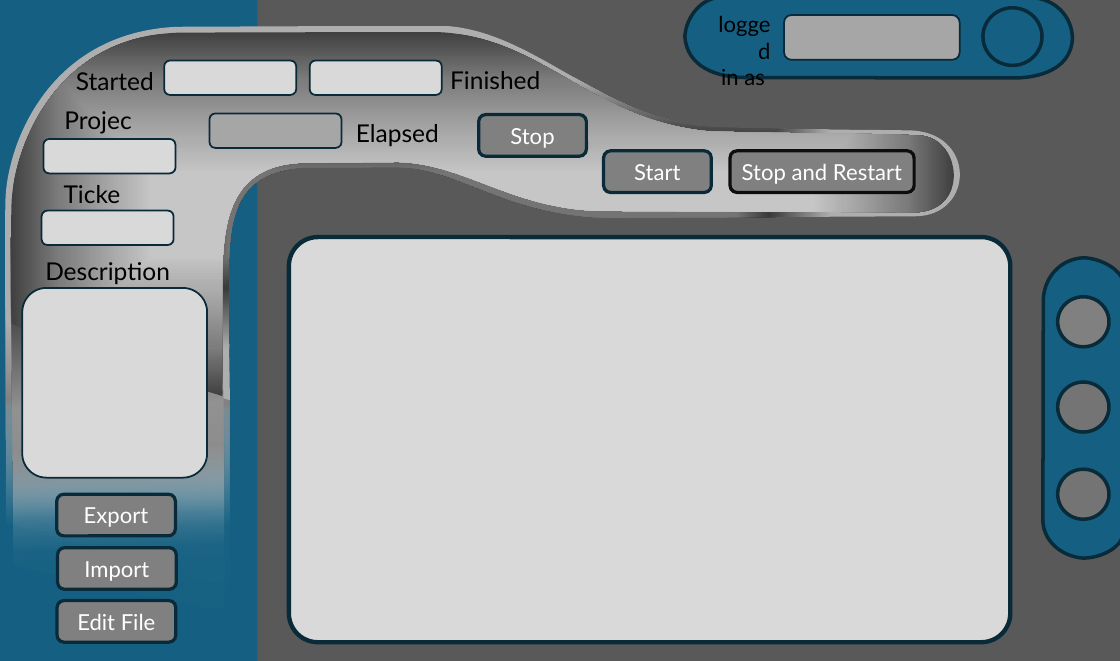
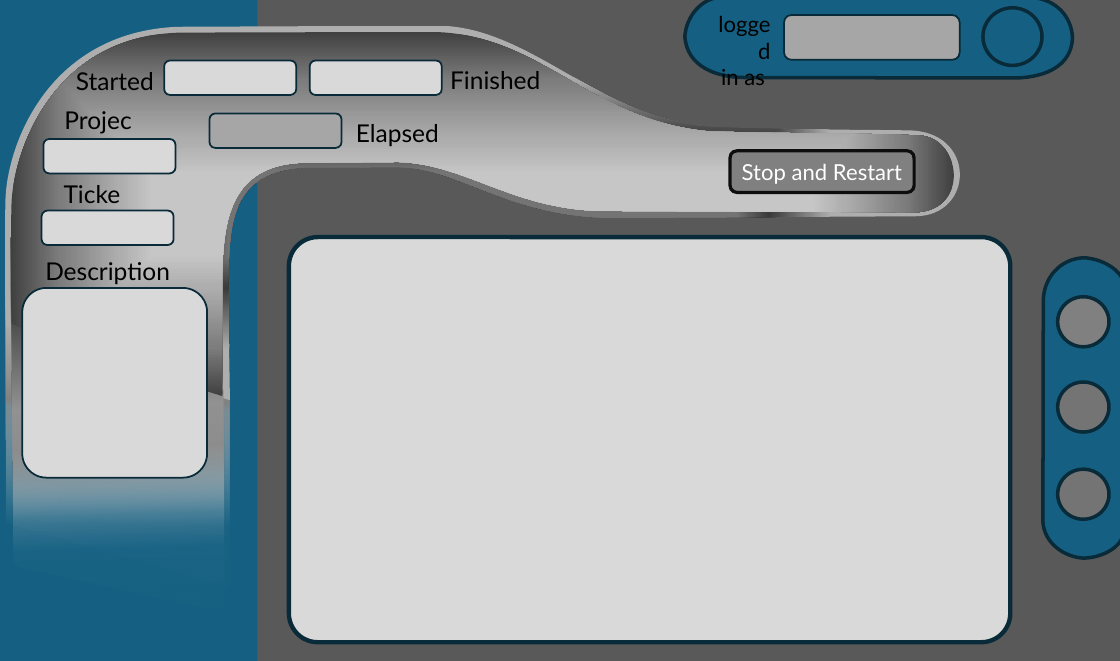
Before and after one commit to Alex5X5/Hourglass, a slide deck: slide 1 of HourGlass/Assets/Präsentation3.pptx. Drawn at 1120x661 pixels with LibreOffice and Linux fonts; fonts in the diff are those of the drawing. Boxes give left, top, right and bottom in pixels: in the first picture for what was removed or moved away, otherwise in the second. Text is boxed around its words. In the diff, an @@ line names an element or a change of style, - is before the commit and + after.

```diff
--- a/HourGlass/Assets/Präsentation3.pptx
+++ b/HourGlass/Assets/Präsentation3.pptx
@@ rounded rectangle removed at <box>479,115,586,157</box> @@
-Stop
@@ rounded rectangle removed at <box>604,151,712,193</box> @@
-Start
@@ rounded rectangle removed at <box>57,495,176,537</box> @@
-Export
@@ rounded rectangle removed at <box>58,548,176,590</box> @@
-Import
@@ rounded rectangle removed at <box>57,601,176,643</box> @@
-Edit File
```
Also in this commit, not shown: 13 other files.
